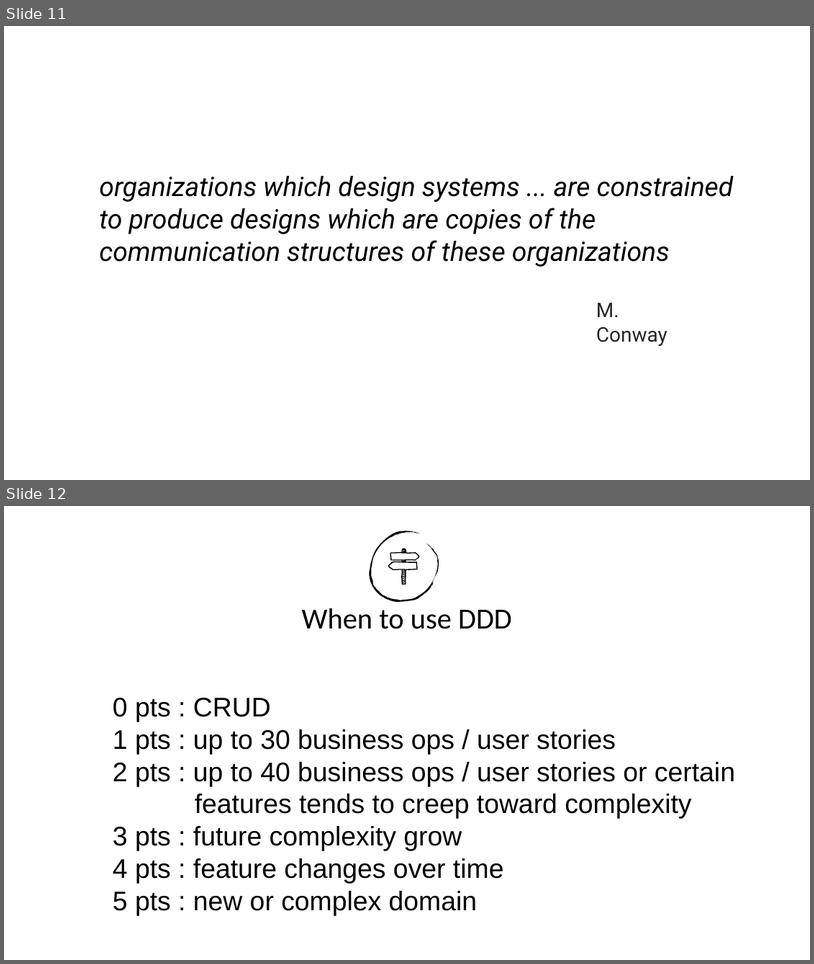
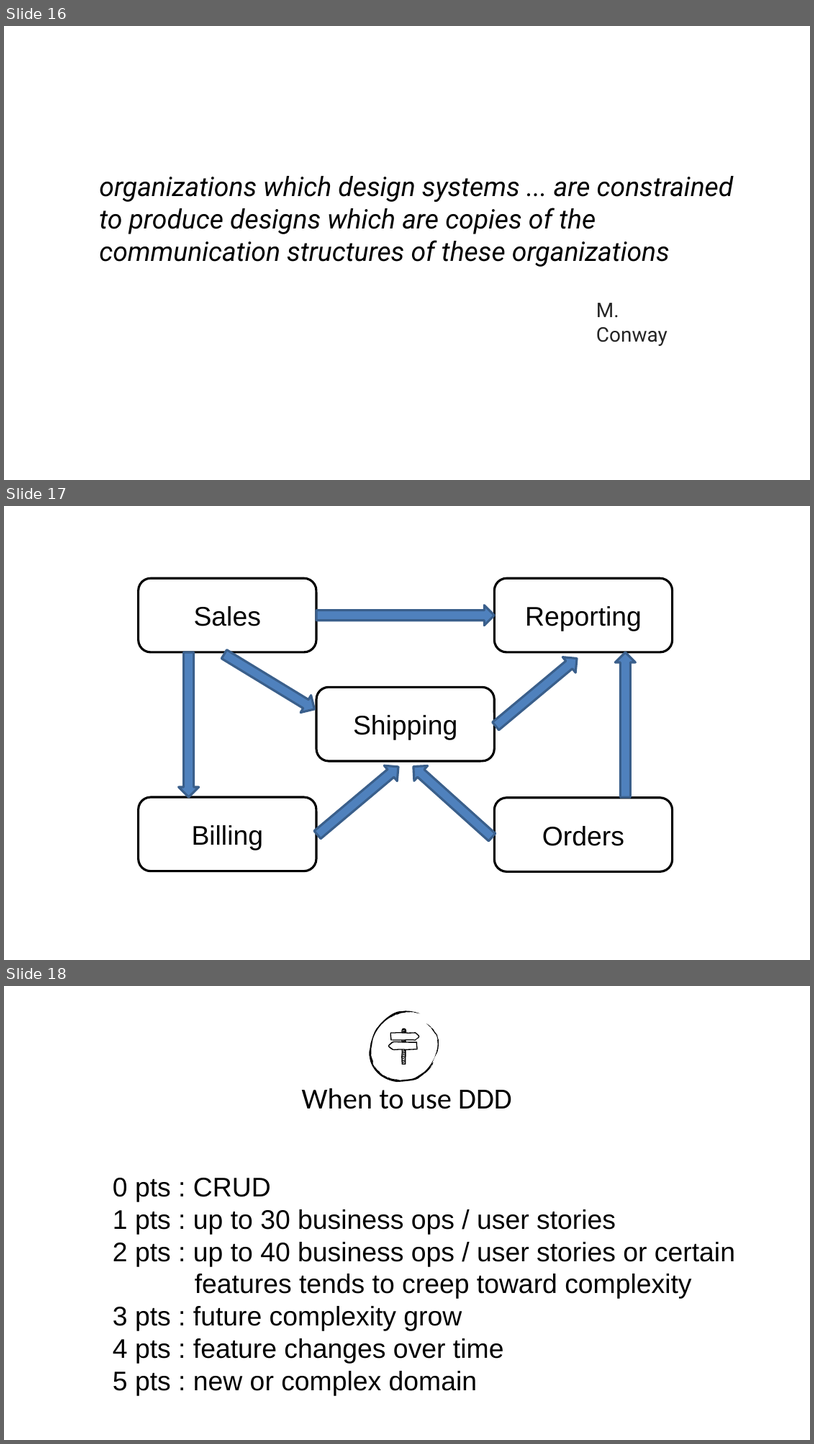
Before and after one commit to Elders/be-a-better-dev, a slide deck: Presentations/DomainDrivenDesign/DDD-Introduction.pptx. Shown one above the other, each under a label of ours: slides 11 and 12 before the commit, slides 16, 17 and 18 after it. The pictures are 814x964 and 814x1444 pixels, drawn with LibreOffice and Linux fonts; fonts in the diff are those of the drawing; background and template pictures are left out. Boxes give left, top, right and bottom in pixels: in the first picture for what was removed or moved away, otherwise in the second. Text is boxed around its words. In the diff, an @@ line names an element or a change of style, - is before the commit and + after.

```diff
--- a/Presentations/DomainDrivenDesign/DDD-Introduction.pptx
+++ b/Presentations/DomainDrivenDesign/DDD-Introduction.pptx
@@ slide 17 added at (4, 506, 810, 960), background picture (left out) @@
@@ rounded rectangle added at (139, 579, 317, 653), fill #FFFFFF, outline #000000 2 pt, 24 pt, text #000000 @@
+Sales
@@ rounded rectangle added at (494, 579, 672, 653), fill #FFFFFF, outline #000000 2 pt, 24 pt, text #000000 @@
+Reporting
@@ down arrow added at (316, 605, 494, 626), fill #4F81BD, outline #3A5F8C 2 pt @@
@@ down arrow added at (179, 652, 199, 797), fill #4F81BD, outline #3A5F8C 2 pt @@
@@ down arrow added at (219, 646, 320, 718), fill #4F81BD, outline #3A5F8C 2 pt @@
@@ down arrow added at (489, 650, 584, 734), fill #4F81BD, outline #3A5F8C 2 pt @@
@@ down arrow added at (615, 652, 635, 797), fill #4F81BD, outline #3A5F8C 2 pt @@
@@ rounded rectangle added at (317, 687, 495, 761), fill #FFFFFF, outline #000000 2 pt, 24 pt, text #000000 @@
+Shipping
@@ down arrow added at (311, 759, 405, 842), fill #4F81BD, outline #3A5F8C 2 pt @@
@@ down arrow added at (406, 759, 499, 844), fill #4F81BD, outline #3A5F8C 2 pt @@
@@ rounded rectangle added at (139, 797, 317, 871), fill #FFFFFF, outline #000000 2 pt, 24 pt, text #000000 @@
+Billing
@@ rounded rectangle added at (494, 797, 672, 871), fill #FFFFFF, outline #000000 2 pt, 24 pt, text #000000 @@
+Orders
@@ what was slide 11 is now slide 16 @@
@@ what was slide 12 is now slide 18 @@
```
Also in this commit, not shown: 7 slides changed, 7 other slides added.
